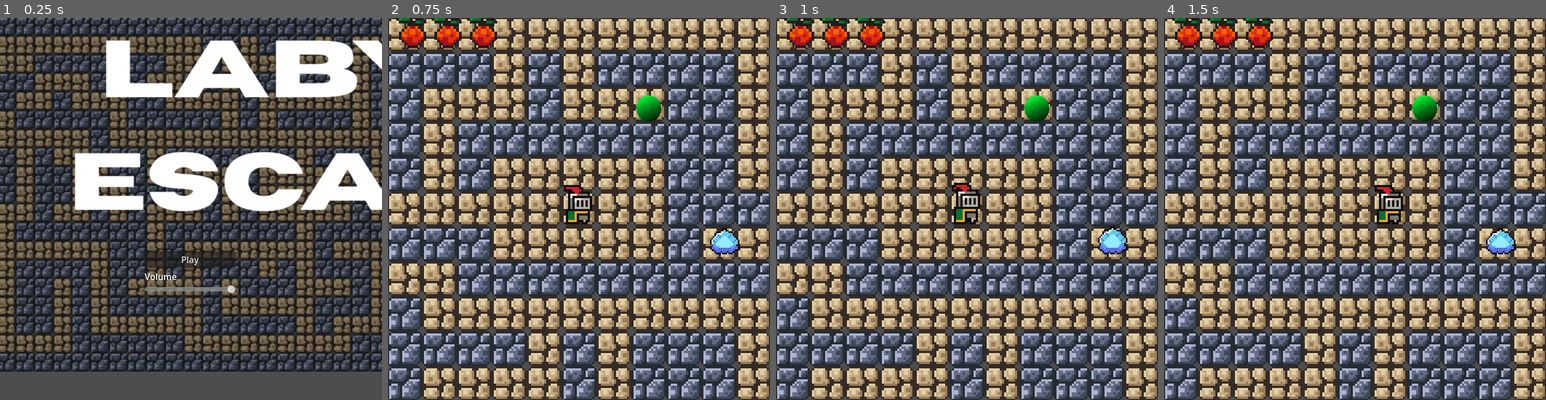
Above: before the commit, frames 1-4 (left to right).
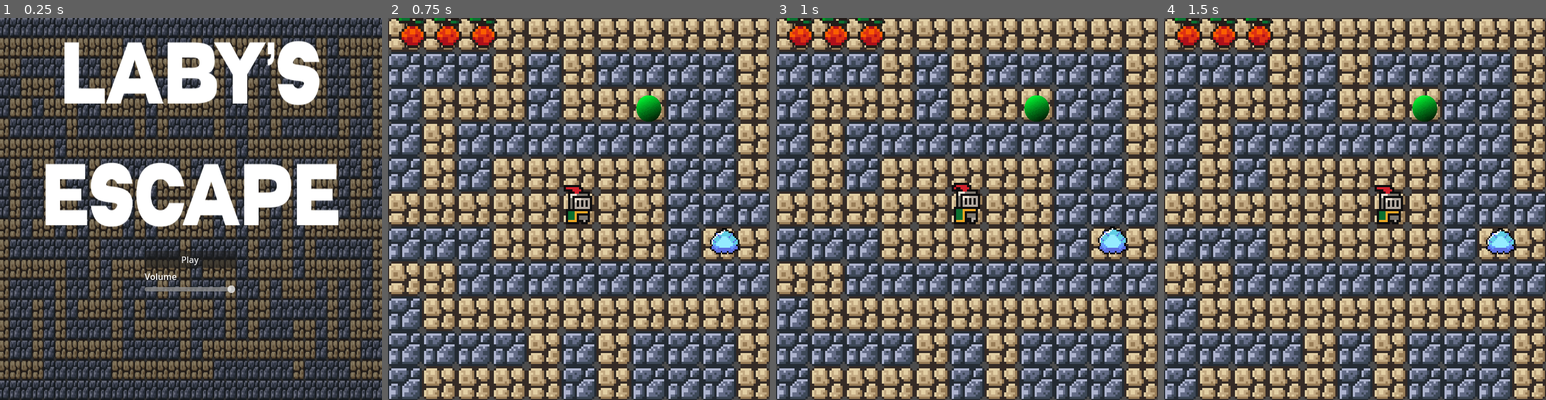
Above: after the commit, the same moments.

Repository: bautiilb/chilli-gamejam
Game: Godot game, scene res://scenes/main_menu.tscn
Two runs of this game, one before a commit and one after it. Both use one fixed random seed, a clock stepped at 60 frames per second and the inputs below.
Inputs:
- Up to frame 1 (0.25 s): no input
- Up to frame 2 (0.75 s): click "Play" at 0.5 s
- Up to frame 3 (1 s): no input
- Up to frame 4 (1.5 s): hold Right (ui_right) from 1.28 s (still down)

The runs differ from the first frame. In frame 1, 71% of the frame differs, in the area x 0-100%, y 0-100%; in frame 2, nothing differs; in frame 3, nothing differs; in frame 4, nothing differs.

Commit message:
fondo achicado

Diff:
--- a/scenes/main_menu.tscn
+++ b/scenes/main_menu.tscn
@@ -15,9 +15,10 @@
 
 [node name="TextureRect" type="TextureRect" parent="."]
 layout_mode = 0
-offset_right = 1152.0
-offset_bottom = 648.0
+offset_right = 700.0
+offset_bottom = 700.0
 texture = ExtResource("2_bqqt6")
+expand_mode = 1
 
 [node name="CenterContainer" type="CenterContainer" parent="."]
 layout_mode = 1
Binary file added: assets/brackeys_platformer_assets/sprites/player.png
Not shown, added: assets/brackeys_platformer_assets/sprites/player.png.import
